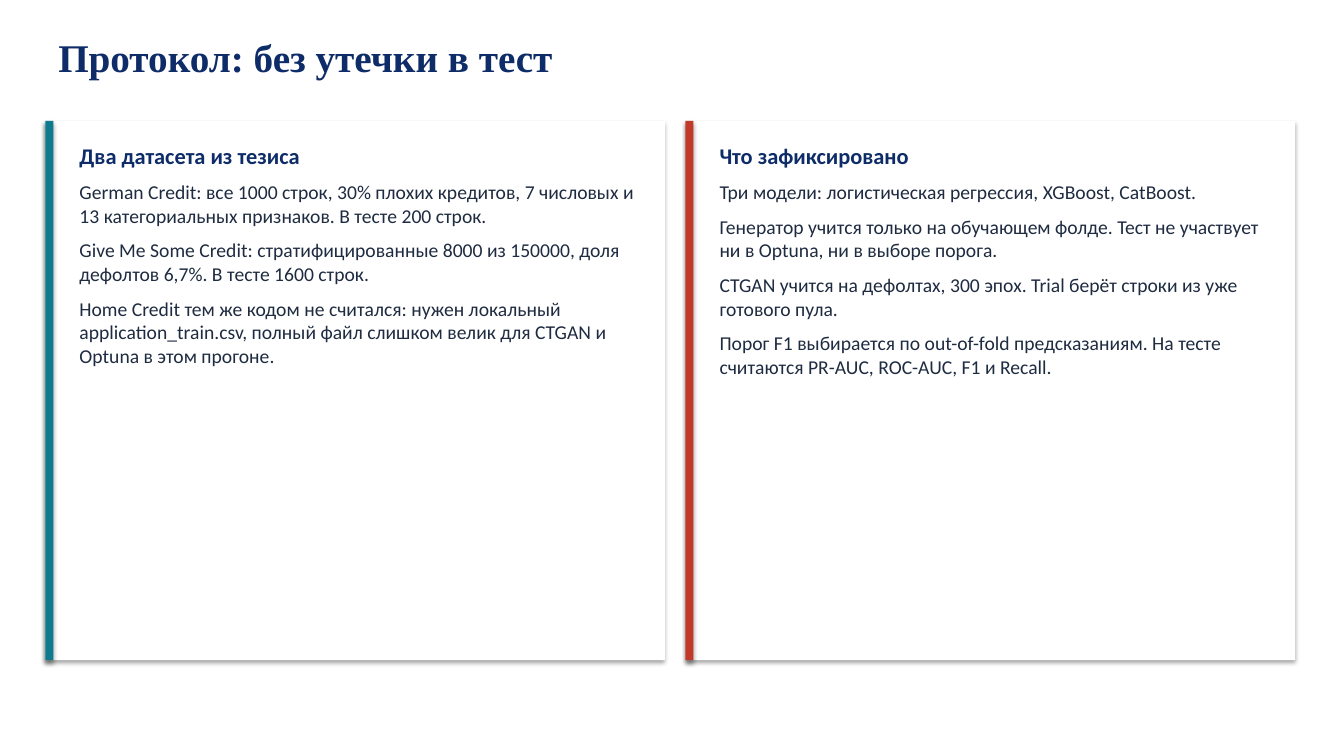
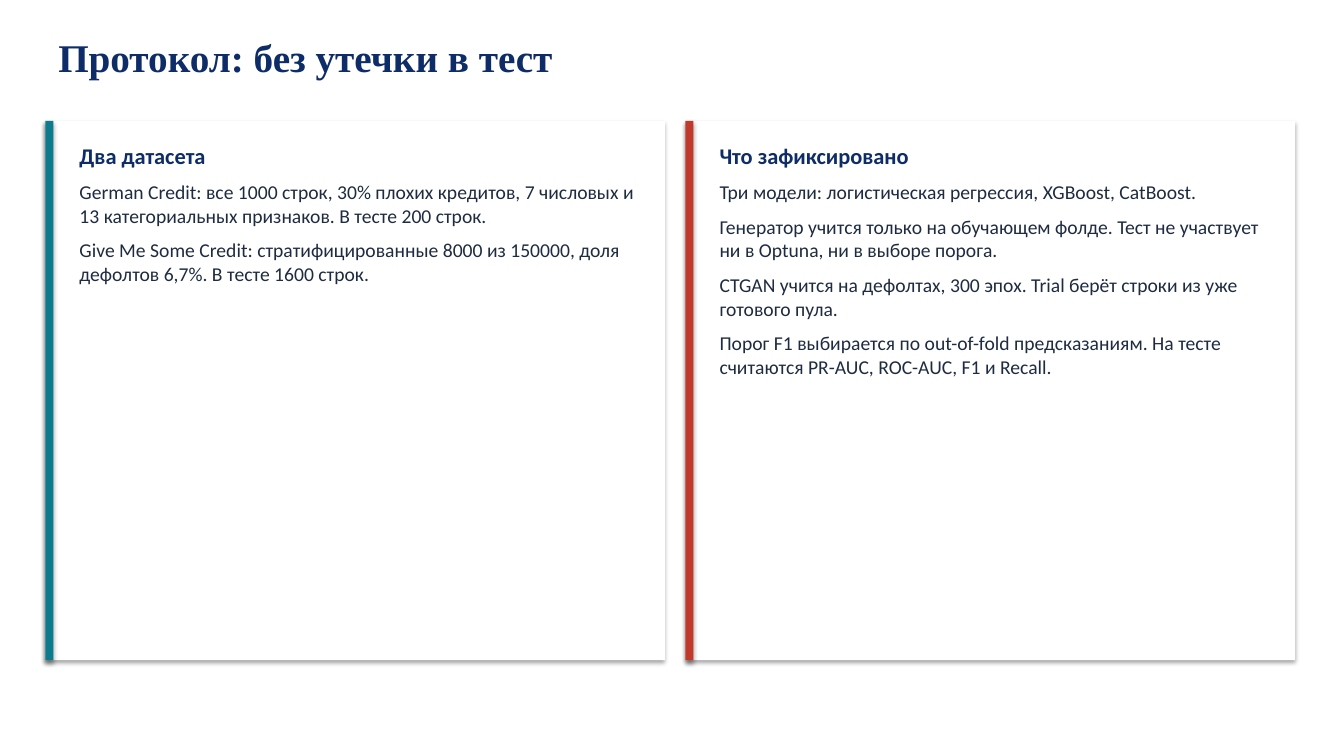
Before and after one commit to Minhojkhon-Babaev/credit-scoring-imbalance, a slide deck: slide 3 of presentation.pptx. Drawn at 1344x756 pixels with LibreOffice and Linux fonts; fonts in the diff are those of the drawing. Boxes give left, top, right and bottom in pixels: in the first picture for what was removed or moved away, otherwise in the second. Text is boxed around its words. In the diff, an @@ line names an element or a change of style, - is before the commit and + after.

Commit message:
Оставить в эксперименте только German Credit и Give Me Some Credit.

```diff
--- a/presentation.pptx
+++ b/presentation.pptx
@@ text at (79,149,206,168): text changed @@
-Два датасета из тезиса
+Два датасета
@@ text at (79,302,607,366): paragraph removed @@
-Home Credit тем же кодом не считался: нужен локальный application_train.csv, полный файл слишком велик для CTGAN и Optuna в этом прогоне.
```
Also in this commit, not shown: 1 other slide changed, 6 other files.
